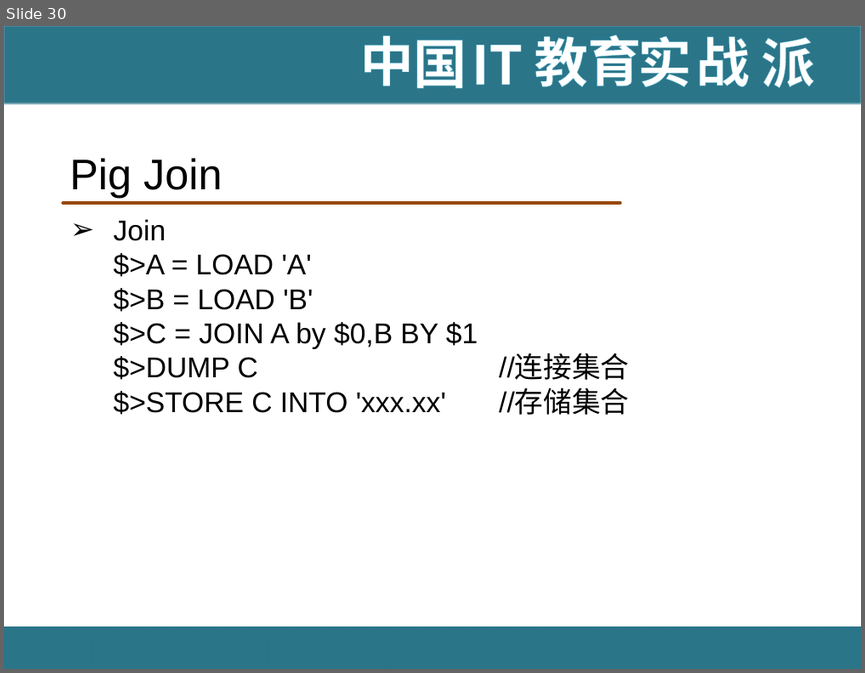
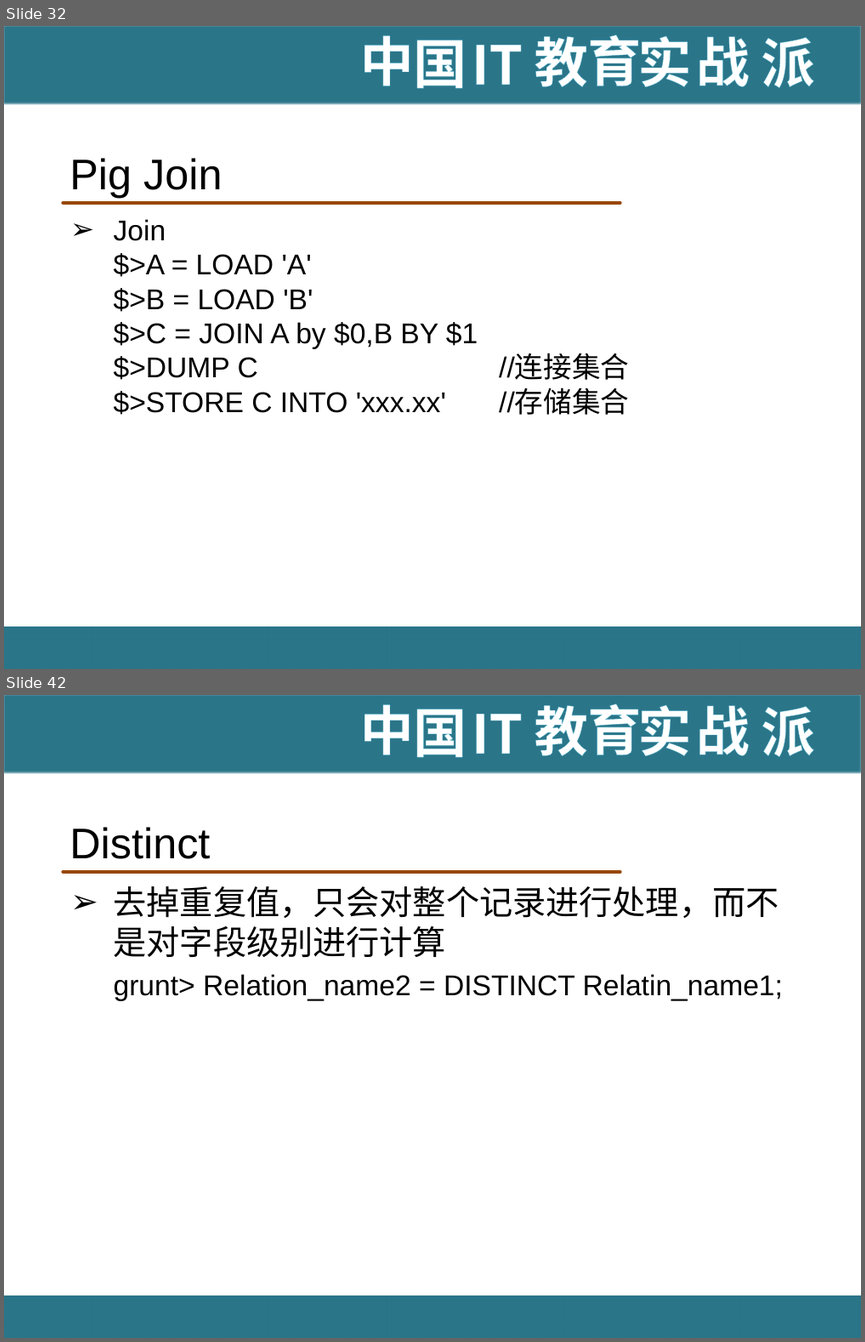
Before and after one commit to hanningxiao/BigData, a slide deck: [IT18掌www.it18zhang.com]Pig.pptx. Shown one above the other, each under a label of ours: slide 30 before the commit, slides 32 and 42 after it; the slides between them are not shown. The pictures are 865x673 and 865x1342 pixels, drawn with LibreOffice and Linux fonts; fonts in the diff are those of the drawing; background and template pictures are left out. Boxes give left, top, right and bottom in pixels: in the first picture for what was removed or moved away, otherwise in the second. Text is boxed around its words. In the diff, an @@ line names an element or a change of style, - is before the commit and + after.

```diff
--- a/[IT18掌www.it18zhang.com]Pig.pptx
+++ b/[IT18掌www.it18zhang.com]Pig.pptx
@@ slide 42 added at box(4, 695, 861, 1338), background #FFFFFF; not listed: 11 template elements that a slide beside it also shows @@
@@ title added at box(69, 827, 210, 859), 36 pt, text #000000 @@
+Distinct
@@ text added at box(114, 886, 783, 1001), 24 pt, text #000000 @@
+➢ 去掉重复值，只会对整个记录进行处理，而不是对字段级别进行计算
+  grunt> Relation_name2 = DISTINCT Relatin_name1;
@@ what was slide 30 is now slide 32 @@
```
Also in this commit, not shown: 3 slides changed, 26 other slides added, 4 slides removed, 1 other file.
